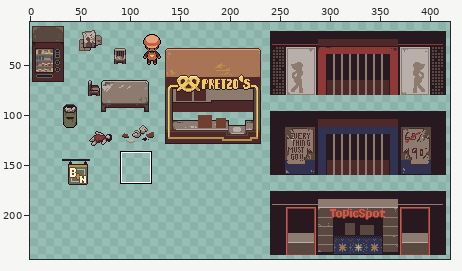
Sprite sheet, stored at assets/sprites/objects/sheet_hallway_real.png. The first picture is a wide view before the edit; the outline marks the close-up.
Close-up. Before:
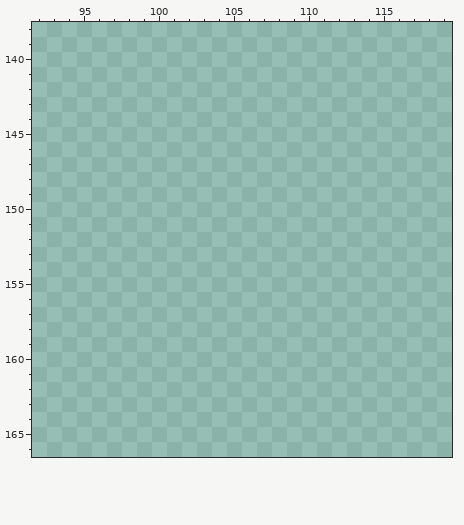
The file is 424x256 pixels. Colours within 5 levels of each other are drawn and written as one. Shown: x 92..119, y 138..166. The wide view leaves out empty margins.
After:
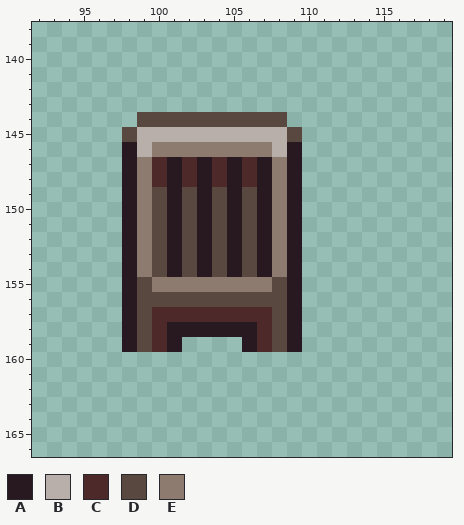
Palette (. is transparent): A #28181f  B #b8afaa  C #4e2929  D #594840  E #8d7b6f
The commit says: More chairs and adjusted storefront appearances in hallway
Diff:
y 144: x 99..108 .......... -> DDDDDDDDDD
y 145: x 98..109 ............ -> DBBBBBBBBBBD
y 146: x 98..109 ............ -> ABEEEEEEEEBA
y 147..148: x 98..109 ............ -> AECACACACAEA
y 149..154: x 98..109 ............ -> AEDADADADAEA
y 155: x 98..109 ............ -> ADEEEEEEEEDA
y 156: x 98..109 ............ -> ADDDDDDDDDDA
y 157: x 98..109 ............ -> ADCCCCCCCCDA
y 158: x 98..109 ............ -> ADCAAAAAACDA
y 159: x 98..101 .... -> ADCA; x 106..109 .... -> ACDA
